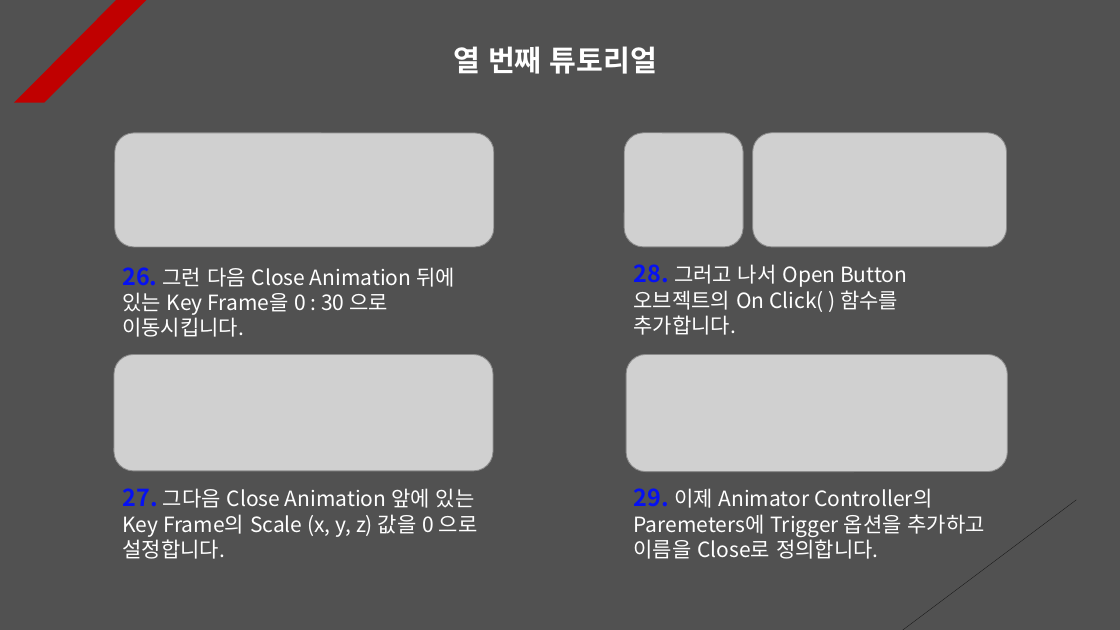
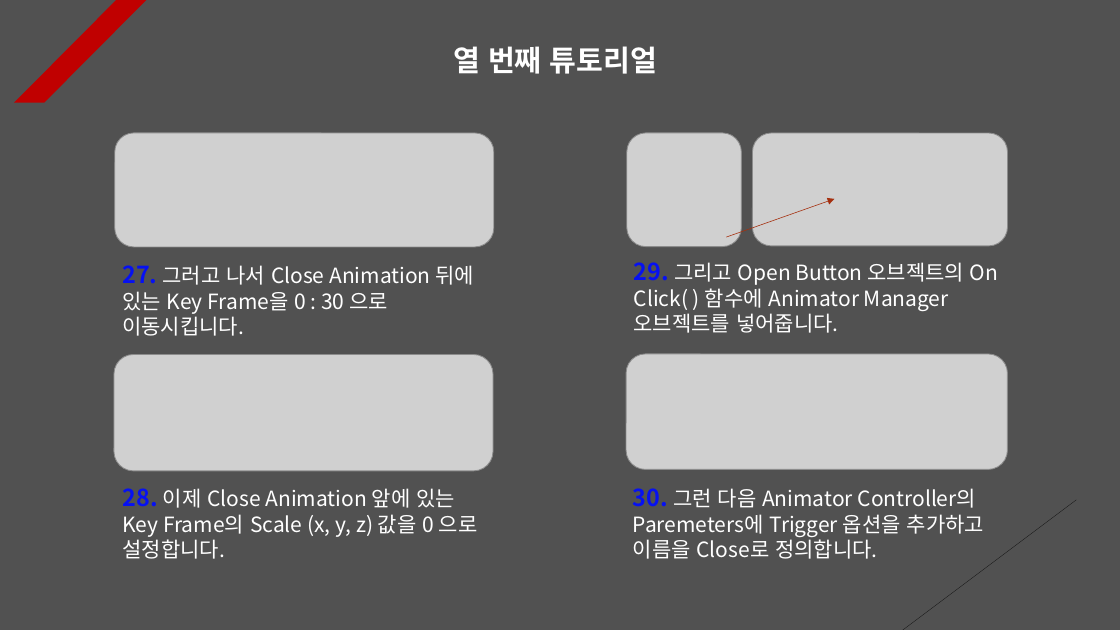
Before and after one commit to Unity2033/3D-UnityEngine, a slide deck: slide 10 of Assets/Animation Clip/PPT Data/Animation Clip Example.pptx. Drawn at 1120x630 pixels with LibreOffice and Linux fonts; fonts in the diff are those of the drawing; grey boxes stand for pictures. Boxes give left, top, right and bottom in pixels: in the first picture for what was removed or moved away, otherwise in the second. Text is boxed around its words. In the diff, an @@ line names an element or a change of style, - is before the commit and + after.

```diff
--- a/Assets/Animation Clip/PPT Data/Animation Clip Example.pptx
+++ b/Assets/Animation Clip/PPT Data/Animation Clip Example.pptx
@@ arrow added from (727, 237) to (834, 199), #A5300F 0.5 pt dashed @@
@@ text at (122, 265, 475, 336): text changed @@
-26. 그런 다음 Close Animation 뒤에 있는 Key Frame을 0 : 30 으로 이동시킵니다.
+27. 그러고 나서 Close Animation 뒤에 있는 Key Frame을 0 : 30 으로 이동시킵니다.
@@ text at (634, 262, 998, 333): text changed @@
-28. 그러고 나서 Open Button 오브젝트의 On Click( ) 함수를 추가합니다.
+29. 그리고 Open Button 오브젝트의 On Click( ) 함수에 Animator Manager 오브젝트를 넣어줍니다.
@@ text at (122, 488, 478, 559): text changed @@
-27. 그다음 Close Animation 앞에 있는 Key Frame의 Scale (x, y, z) 값을 0 으로 설정합니다.
+28. 이제 Close Animation 앞에 있는 Key Frame의 Scale (x, y, z) 값을 0 으로 설정합니다.
@@ text at (633, 488, 984, 559): text changed @@
-29. 이제 Animator Controller의 Paremeters에 Trigger 옵션을 추가하고 이름을 Close로 정의합니다.
+30. 그런 다음 Animator Controller의 Paremeters에 Trigger 옵션을 추가하고 이름을 Close로 정의합니다.
```
Also in this commit, not shown: 3 other slides changed, 9 slides added, 19 other files.
